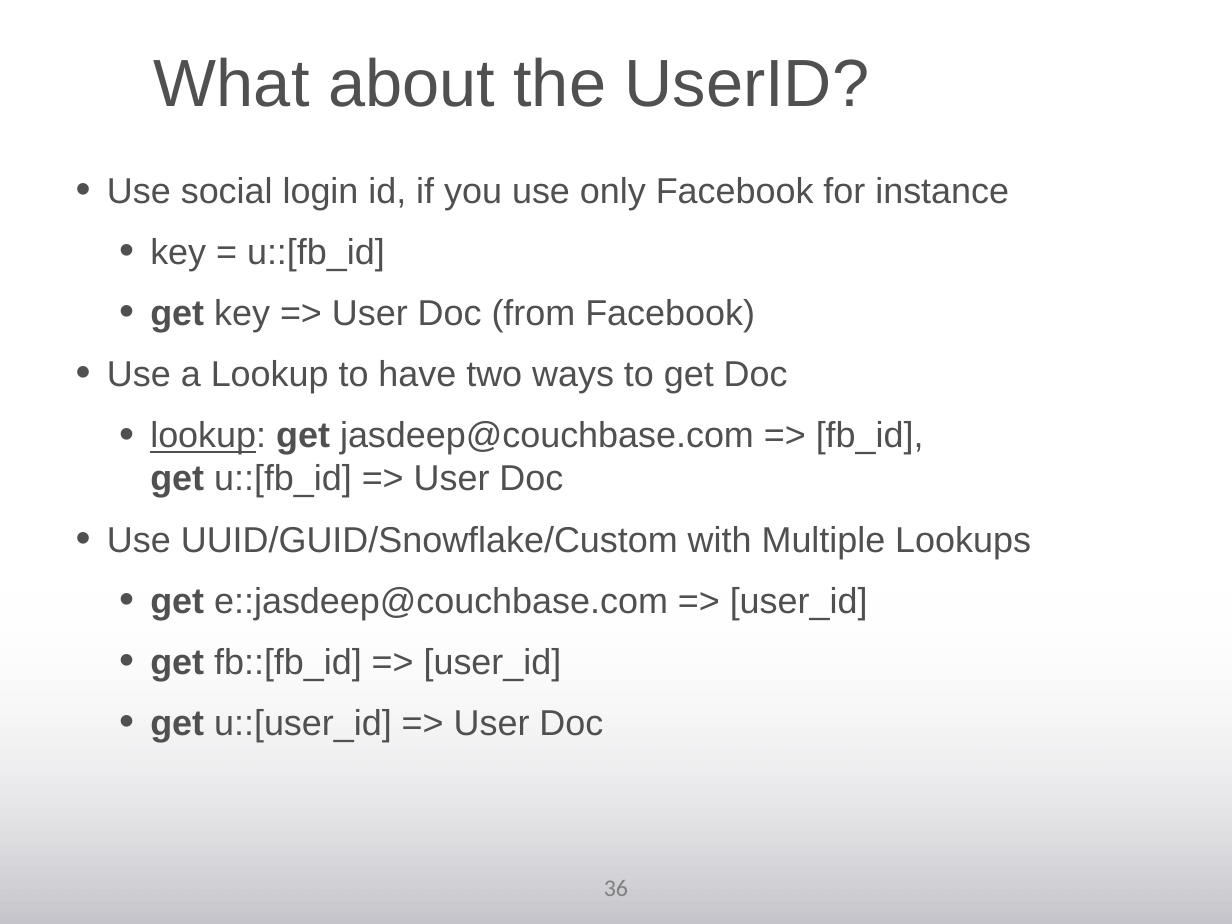
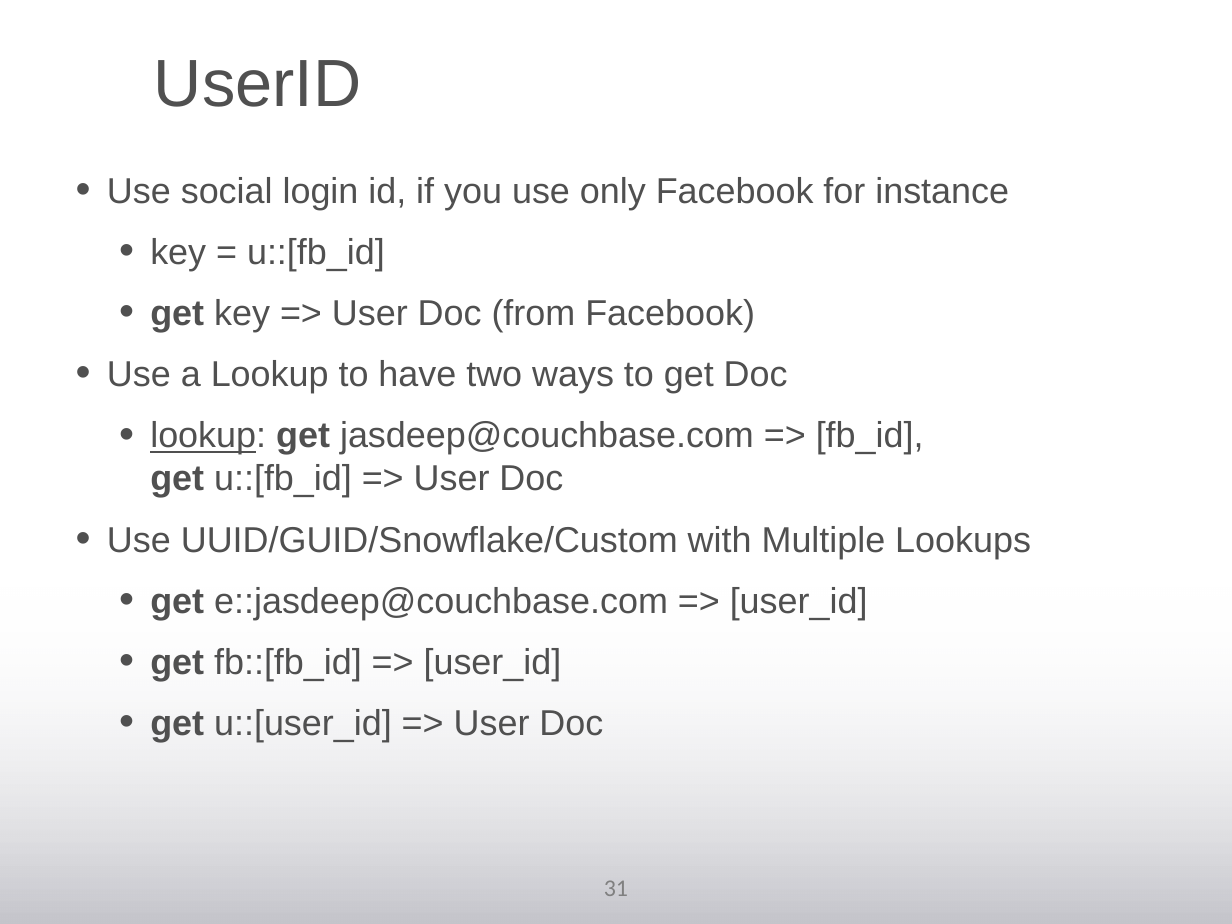
Before and after one commit to subalakr/workshop, a slide deck: slide 31 of server/beginner/presentations/3_data_modeling_with_couchbase.pptx (slide 36 before the commit). Drawn at 1232x924 pixels with LibreOffice and Linux fonts; fonts in the diff are those of the drawing; background and template pictures are left out. Boxes give left, top, right and bottom in pixels: in the first picture for what was removed or moved away, otherwise in the second. Text is boxed around its words. In the diff, an @@ line names an element or a change of style, - is before the commit and + after.

```diff
--- a/server/beginner/presentations/3_data_modeling_with_couchbase.pptx
+++ b/server/beginner/presentations/3_data_modeling_with_couchbase.pptx
@@ text in free at (154, 60, 362, 107): text changed @@
-What about the UserID?
+UserID
@@ page number at (604, 880, 628, 896): text changed @@
-36
+31
```
Also in this commit, not shown: 6 other slides changed, 2 slides added, 5 slides removed, 1 other file.
